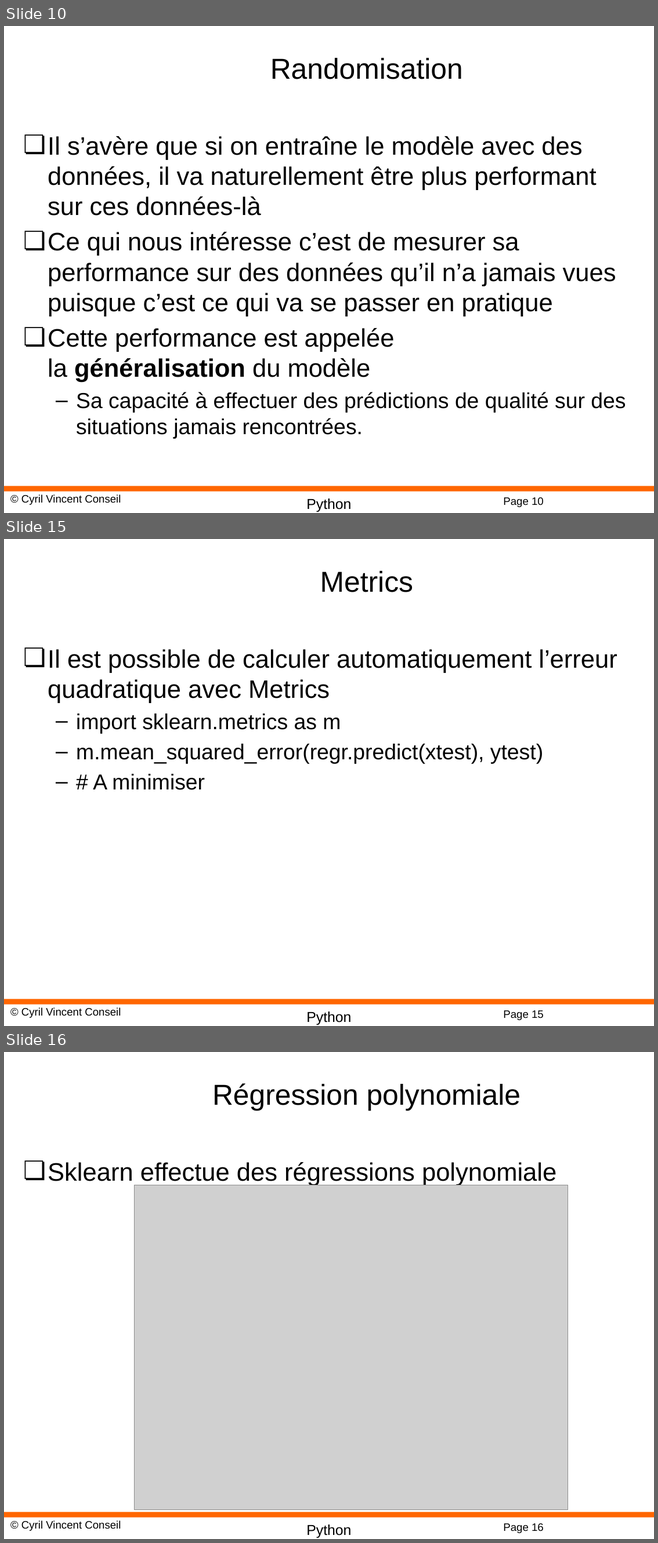
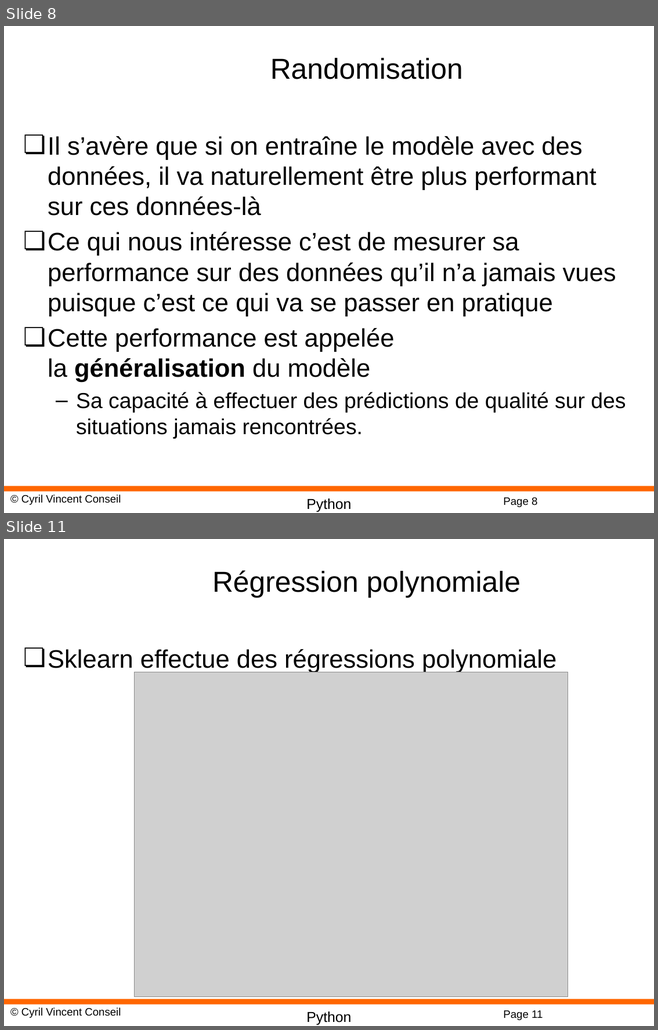
Before and after one commit to cyrilvincent/math, a slide deck: ppt/PythonMath12-ScikitLearn.pptx. Shown one above the other, each under a label of ours: slides 10, 15 and 16 before the commit, slides 8 and 11 after it; the slides between them are not shown. The pictures are 658x1543 and 658x1030 pixels, drawn with LibreOffice and Linux fonts; fonts in the diff are those of the drawing; grey boxes stand for pictures; background and template pictures are left out. Boxes give left, top, right and bottom in pixels: in the first picture for what was removed or moved away, otherwise in the second. Text is boxed around its words. In the diff, an @@ line names an element or a change of style, - is before the commit and + after.

```diff
--- a/ppt/PythonMath12-ScikitLearn.pptx
+++ b/ppt/PythonMath12-ScikitLearn.pptx
@@ slide 15 removed at <box>4,539,654,1026</box>, background #FFFFFF; not listed: 4 template elements that a slide beside it also shows @@
@@ title removed at <box>320,571,413,592</box> @@
-Metrics
@@ text removed at <box>48,649,616,790</box> @@
-❏ Il est possible de calculer automatiquement l’erreur quadratique avec Metrics
-  – import sklearn.metrics as m
-  – m.mean_squared_error(regr.predict(xtest), ytest)
-  – # A minimiser
@@ what was slide 10 is now slide 8 @@
@@ page number at <box>503,498,537,507</box>: text changed @@
-Page 10
+Page 8
@@ what was slide 16 is now slide 11 @@
@@ page number at <box>503,1011,542,1020</box>: text changed @@
-Page 16
+Page 11
```
Also in this commit, not shown: 12 other slides removed, 5 other files.
